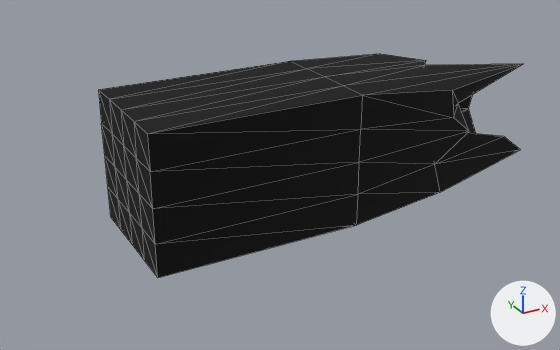
The glTF model godot/assets/props/modelle/balken_1m_kaputt.glb, before and after one commit.
Before and after are seen from a 50 mm camera at (-0.281, -0.94, 0.428) aimed at (0.242, 0.012, -0.048). Arrows for +X, +Y and +Z are at lower right; the lights stay in place. The picture after the commit comes second. Mesh edges are drawn as thin lines. Vertices at exactly the same position are counted once.

Before the edit, the objects in view are built like this:
```python
me_balken_1m_kaputt = bpy.data.meshes.new('balken_1m_kaputt')
me_balken_1m_kaputt.from_pydata(...)  # 66 vertices, 128 faces; spans x 0.0..0.69, y -0.1..0.1, z -0.1..0.1
me_balken_1m_kaputt.materials.append(mat_holz_verkohlt)  # black #010101
ob_balken_1m_kaputt = bpy.data.objects.new('balken_1m_kaputt', me_balken_1m_kaputt)
ob_balken_1m_kaputt.location = (0.0, 0.0, 0.0)
```
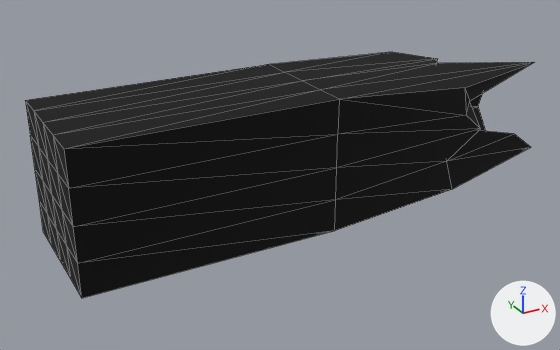
Changed parts and their boxes (x1, y1, x2, y2) in the pictures (560 x 350 px; the box of a moved part takes in the faces that stretch with it):
'balken_1m_kaputt', reshaped (20% wider, 10% taller)
    before: (98, 54, 523, 278)
    after: (25, 52, 534, 298)
part 1 of me_balken_1m_kaputt, moved or reshaped
    before: (98, 90, 158, 277)
    after: (25, 101, 82, 298)
part 2 of me_balken_1m_kaputt, moved or reshaped
    before: (98, 54, 522, 278)
    after: (25, 52, 533, 298)
part 3 of me_balken_1m_kaputt, moved or reshaped
    before: (435, 64, 523, 192)
    after: (447, 62, 534, 189)

What the commit changed:
me_balken_1m_kaputt is used by ob_balken_1m_kaputt; location (0.0, 0.0, 0.0).
me_balken_1m_kaputt had 66 vertices, 128 faces and spanned x 0.0..0.69, y -0.1..0.1, z -0.1..0.1.
me_balken_1m_kaputt now has 66 vertices, 128 faces and spans x -0.1..0.714, y -0.1..0.1, z -0.1..0.1.
me_balken_1m_kaputt part 1: all 25 vertices in x 0.0, y -0.1..0.1, z -0.1..0.1 are moved by (-0.1, 0.0, 0.0).
me_balken_1m_kaputt part 2: all 16 vertices in x 0.31, y -0.1..0.1, z -0.1..0.1 are moved by (-0.038, 0.0, 0.0).
me_balken_1m_kaputt part 3: all 25 vertices in x 0.462..0.69, y -0.095..0.095, z -0.098..0.093 are moved by (0.024, 0.0, 0.0).
